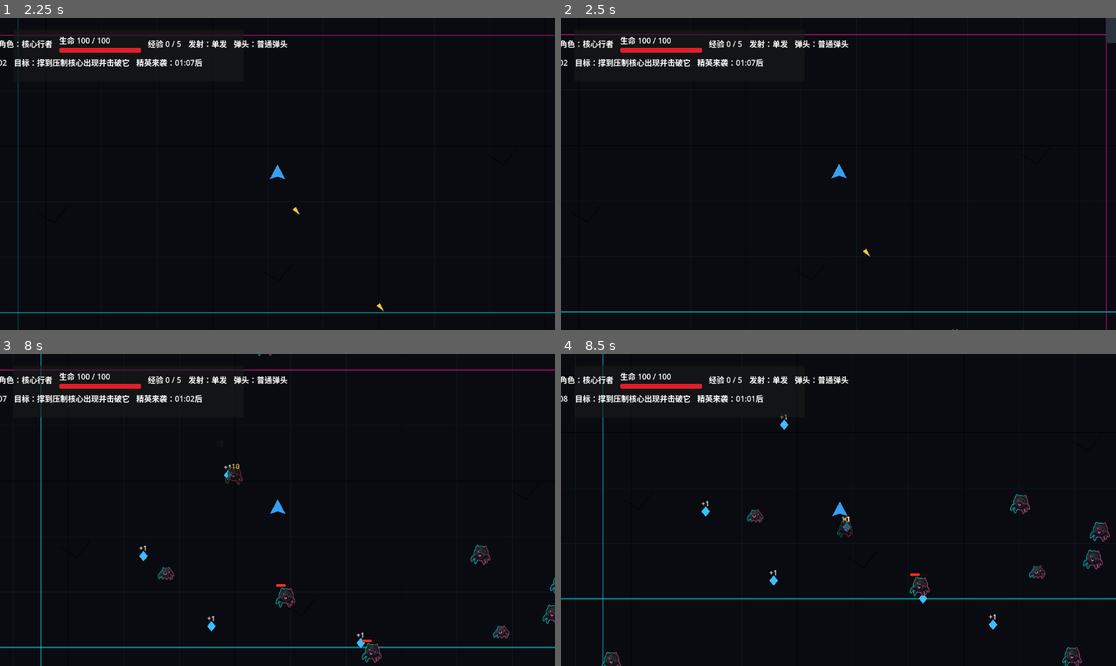
Above: before the commit, frames 1-4 (two rows, left to right).
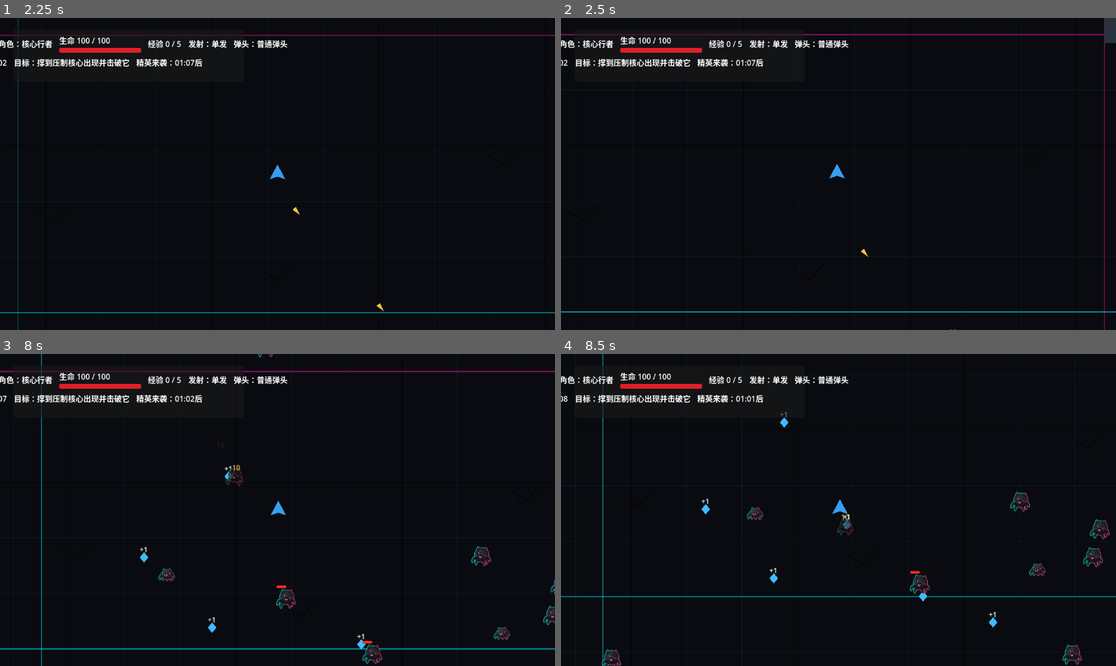
Above: after the commit, the same moments.

Repository: mjjt640/godot-ai
Game: Godot game, scene res://scenes/main/game_root.tscn
Two runs of this game, one before a commit and one after it. Both use one fixed random seed, a clock stepped at 60 frames per second and the inputs below.
Inputs (mouse positions are in pixels of both pictures, inside the frame that each line leads up to):
- Up to frame 1 (2.25 s): tap Enter at 0.5 s; move the mouse to (399, 158) at 0.52 s; hold D (move_right) 0.53-1.25 s; click (399, 158) at 0.67 s; tap Space at 1.25 s; drag from (166, 189) to (305, 230) at 1.27 s; move the mouse to (333, 105) at 2.02 s; hold D (move_right) from 2.03 s (still down)
- Up to frame 2 (2.5 s): keep holding D (move_right)
- Up to frame 3 (8 s): release D (move_right) at 2.75 s; drag from (249, 572) to (111, 463) at 2.77 s; move the mouse to (444, 556) at 3.52 s; hold A (move_left) 3.53-4.25 s; drag from (111, 463) to (194, 432) at 4.27 s; move the mouse to (305, 510) at 5.02 s; hold S (move_down) 5.03-5.75 s; click (305, 510) at 5.17 s; drag from (194, 432) to (166, 525) at 5.77 s; move the mouse to (399, 494) at 6.52 s; hold W (move_up) 6.53-7.25 s; drag from (166, 525) to (210, 628) at 7.27 s
- Up to frame 4 (8.5 s): move the mouse to (894, 441) at 8.02 s; hold S (move_down) from 8.03 s (still down)

Frame 1 is identical in both runs. In frame 2, 0.6% of the frame differs, in the area x 48-99%, y 0-100%; in frame 3, 3.3%, in the area x 0-100%, y 0-100%; in frame 4, 2.3%.

Commit message:
refactor: run 收敛局内流程控制

Diff:
--- /dev/null
+++ b/godot project/scripts/run/run_combat_reward_controller.gd
@@ -0,0 +1,68 @@
+class_name RunCombatRewardController
+extends RefCounted
+
+var _xp_manager: XPManager
+var _xp_pickup_scene: PackedScene
+var _pickup_container: Node2D
+var _run_tuning: RunTuningData
+var _combat_feedback: Resource
+var _camera: Camera2D
+var _tree: SceneTree
+
+
+func configure(
+	xp_manager: XPManager,
+	xp_pickup_scene: PackedScene,
+	pickup_container: Node2D,
+	run_tuning: RunTuningData,
+	combat_feedback: Resource,
+	camera: Camera2D,
+	tree: SceneTree
+) -> void:
+	_xp_manager = xp_manager
+	_xp_pickup_scene = xp_pickup_scene
+	_pickup_container = pickup_container
+	_run_tuning = run_tuning
+	_combat_feedback = combat_feedback
+	_camera = camera
+	_tree = tree
+
+
+func handle_enemy_died(experience_reward: int, death_position: Vector2) -> void:
+	_spawn_xp_pickup(experience_reward, death_position)
+	_play_camera_shake()
+
+
+func _spawn_xp_pickup(amount: int, drop_position: Vector2) -> void:
+	if _xp_pickup_scene == null or _xp_manager == null:
+		return
+
+	var pickup := _xp_pickup_scene.instantiate() as XPPickupController
+	if pickup == null:
+		return
+
+	pickup.global_position = drop_position
+	pickup.amount = amount
+	pickup.configure_from_tuning(_run_tuning)
+
+	var container: Node = _pickup_container if _pickup_container != null else _tree.current_scene
+	container.add_child(pickup)
+	pickup.scatter(_combat_feedback)
+	pickup.collected.connect(_on_xp_pickup_collected)
+
+
+func _on_xp_pickup_collected(amount: int) -> void:
+	if _xp_manager != null:
+		_xp_manager.gain_experience(amount)
+
+
+func _play_camera_shake() -> void:
+	if _camera == null or _combat_feedback == null:
+		return
+
+	var original_offset := _camera.offset
+	var shake_strength := float(_combat_feedback.get("camera_shake_strength"))
+	var shake_duration := float(_combat_feedback.get("camera_shake_duration"))
+	var tween := _camera.create_tween()
+	tween.tween_property(_camera, "offset", Vector2(randf_range(-shake_strength, shake_strength), randf_range(-shake_strength, shake_strength)), shake_duration * 0.5)
+	tween.tween_property(_camera, "offset", original_offset, shake_duration * 0.5)
--- /dev/null
+++ b/godot project/scripts/run/run_level_flow_controller.gd
@@ -0,0 +1,36 @@
+class_name RunLevelFlowController
+extends RefCounted
+
+
+func initialize(level_up_panel: LevelUpPanelController) -> void:
+	if level_up_panel != null:
+		level_up_panel.hide_options()
+
+
+func handle_level_up_requested(tree: SceneTree, level_up_panel: LevelUpPanelController, upgrade_manager: UpgradeManager) -> void:
+	if level_up_panel == null or upgrade_manager == null:
+		return
+
+	tree.paused = true
+	level_up_panel.show_options(upgrade_manager.request_options(), upgrade_manager.get_module_limit())
+
+
+func handle_upgrade_selected(
+	tree: SceneTree,
+	level_up_panel: LevelUpPanelController,
+	upgrade_manager: UpgradeManager,
+	xp_manager: XPManager,
+	option: UpgradeOptionData
+) -> void:
+	if upgrade_manager != null:
+		upgrade_manager.apply_upgrade(option)
+	if xp_manager != null:
+		xp_manager.confirm_level_up()
+	if level_up_panel != null:
+		level_up_panel.hide_options()
+	tree.paused = false
+
+
+func prepare_run_finish(level_up_panel: LevelUpPanelController) -> void:
+	if level_up_panel != null:
+		level_up_panel.hide_options()
--- a/godot project/scripts/run/run_manager.gd
+++ b/godot project/scripts/run/run_manager.gd
@@ -1,5 +1,9 @@
 class_name RunManager
 extends Node2D
+
+const RunObjectiveControllerScript = preload("res://scripts/run/run_objective_controller.gd")
+const RunLevelFlowControllerScript = preload("res://scripts/run/run_level_flow_controller.gd")
+const RunCombatRewardControllerScript = preload("res://scripts/run/run_combat_reward_controller.gd")
 
 @export var spawn_manager_path: NodePath = ^"SpawnManager"
 @export var xp_manager_path: NodePath = ^"XPManager"
@@ -29,8 +33,10 @@
 @onready var _pickup_container: Node2D = get_node_or_null(pickup_container_path)
 var _camera: Camera2D
 var _run_time: float = 0.0
-var _triggered_objective_events: Dictionary = {}
 var _run_finished: bool = false
+var _objective_controller
+var _level_flow_controller
+var _combat_reward_controller
 
 
 func _physics_process(delta: float) -> void:
@@ -40,10 +46,14 @@
 	_run_time += delta
 	if _hud != null:
 		_hud.update_run_status(_run_time, run_objective)
-	_update_objective_events()
+	_process_objective_events()
 
 
 func _ready() -> void:
+	_objective_controller = RunObjectiveControllerScript.new()
+	_level_flow_controller = RunLevelFlowControllerScript.new()
+	_combat_reward_controller = RunCombatRewardControllerScript.new()
+	_objective_controller.reset()
 	_apply_map_data()
 	if _spawn_manager != null:
 		_spawn_manager.run_tuning = run_tuning
@@ -56,12 +66,13 @@
 		_xp_manager.level_up_requested.connect(_on_level_up_requested)
 	if _level_up_panel != null:
 		_level_up_panel.upgrade_selected.connect(_on_upgrade_selected)
-		_level_up_panel.hide_options()
+		_level_flow_controller.initialize(_level_up_panel)
 	if _player != null:
 		_player.died.connect(_on_player_died)
 		_camera = _player.get_node_or_null("Camera2D") as Camera2D
 	if _build_state != null and _player != null:
 		_build_state.configure_from_character(_player.character_data)
+	_combat_reward_controller.configure(_xp_manager, xp_pickup_scene, _pickup_container, run_tuning, combat_feedback, _camera, get_tree())
 	if _hud != null:
 		_hud.bind(_build_state, _xp_manager, _player)
 		_hud.update_run_status(_run_time, run_objective)
@@ -82,53 +93,32 @@
 
 
 func _on_enemy_died(experience_reward: int, _death_position: Vector2) -> void:
-	_spawn_xp_pickup(experience_reward, _death_position)
-	_play_camera_shake()
+	_combat_reward_controller.handle_enemy_died(experience_reward, _death_position)
 
 
 func _on_objective_enemy_died(enemy: EnemyController) -> void:
-	if enemy == null or enemy.enemy_data == null:
-		return
-	if enemy.enemy_data.is_boss:
+	if _objective_controller.is_victory_enemy(enemy):
 		_finish_run(true)
 
 
 func _on_level_up_requested() -> void:
-	if _level_up_panel == null or _upgrade_manager == null:
-		return
-
-	get_tree().paused = true
-	_level_up_panel.show_options(_upgrade_manager.request_options(), _upgrade_manager.get_module_limit())
+	_level_flow_controller.handle_level_up_requested(get_tree(), _level_up_panel, _upgrade_manager)
 
 
 func _on_upgrade_selected(option: UpgradeOptionData) -> void:
-	if _upgrade_manager != null:
-		_upgrade_manager.apply_upgrade(option)
-	if _xp_manager != null:
-		_xp_manager.confirm_level_up()
-
-	if _level_up_panel != null:
-		_level_up_panel.hide_options()
-	get_tree().paused = false
+	_level_flow_controller.handle_upgrade_selected(get_tree(), _level_up_panel, _upgrade_manager, _xp_manager, option)
 
 
 func _on_player_died() -> void:
-	if _level_up_panel != null:
-		_level_up_panel.hide_options()
+	_level_flow_controller.prepare_run_finish(_level_up_panel)
 	_finish_run(false)
 
 
-func _update_objective_events() -> void:
-	if run_objective == null or _spawn_manager == null:
+func _process_objective_events() -> void:
+	if _spawn_manager == null:
 		return
 
-	var events: Array = run_objective.get("events")
-	for event in events:
-		if event == null or _triggered_objective_events.has(event.get("id")):
-			continue
-		if _run_time < float(event.get("trigger_time")):
-			continue
-		_triggered_objective_events[event.get("id")] = true
+	for event in _objective_controller.collect_ready_events(run_objective, _run_time):
 		_spawn_objective_event(event)
 
 
@@ -141,7 +131,7 @@
 	for _index in range(spawn_count):
 		var enemy := _spawn_manager.spawn_enemy_scene(enemy_scene)
 		if enemy != null:
-			if enemy.enemy_data != null and enemy.enemy_data.get_is_boss() and _hud != null:
+			if _objective_controller.register_spawned_objective_enemy(enemy) and _hud != null:
 				_hud.track_boss(enemy)
 			enemy.died.connect(func(_experience_reward: int, _death_position: Vector2) -> void: _on_objective_enemy_died(enemy))
 
@@ -151,46 +141,10 @@
 		return
 
 	_run_finished = true
-	if _level_up_panel != null:
-		_level_up_panel.hide_options()
+	_level_flow_controller.prepare_run_finish(_level_up_panel)
 	if _hud != null:
 		if victory:
 			_hud.show_victory()
 		else:
 			_hud.show_game_over()
 	get_tree().paused = true
-
-
-func _spawn_xp_pickup(amount: int, drop_position: Vector2) -> void:
-	if xp_pickup_scene == null or _xp_manager == null:
-		return
-
-	var pickup := xp_pickup_scene.instantiate() as XPPickupController
-	if pickup == null:
-		return
-
-	pickup.global_position = drop_position
-	pickup.amount = amount
-	pickup.configure_from_tuning(run_tuning)
-
-	var container := _pickup_container if _pickup_container != null else get_tree().current_scene
-	container.add_child(pickup)
-	pickup.scatter(combat_feedback)
-	pickup.collected.connect(_on_xp_pickup_collected)
-
-
-func _on_xp_pickup_collected(amount: int) -> void:
-	if _xp_manager != null:
-		_xp_manager.gain_experience(amount)
-
-
-func _play_camera_shake() -> void:
-	if _camera == null or combat_feedback == null:
-		return
-
-	var original_offset := _camera.offset
-	var shake_strength := float(combat_feedback.get("camera_shake_strength"))
-	var shake_duration := float(combat_feedback.get("camera_shake_duration"))
-	var tween := create_tween()
-	tween.tween_property(_camera, "offset", Vector2(randf_range(-shake_strength, shake_strength), randf_range(-shake_strength, shake_strength)), shake_duration * 0.5)
-	tween.tween_property(_camera, "offset", original_offset, shake_duration * 0.5)
--- /dev/null
+++ b/godot project/scripts/run/run_objective_controller.gd
@@ -0,0 +1,44 @@
+class_name RunObjectiveController
+extends RefCounted
+
+var _triggered_event_ids: Dictionary = {}
+var _boss_enemy_ids: Dictionary = {}
+
+
+func reset() -> void:
+	_triggered_event_ids.clear()
+	_boss_enemy_ids.clear()
+
+
+func collect_ready_events(run_objective: Resource, run_time: float) -> Array[Resource]:
+	var ready_events: Array[Resource] = []
+	if run_objective == null:
+		return ready_events
+
+	var events: Array = run_objective.get("events")
+	for event in events:
+		if event == null:
+			continue
+		var event_id: Variant = event.get("id")
+		if _triggered_event_ids.has(event_id):
+			continue
+		if run_time < float(event.get("trigger_time")):
+			continue
+		_triggered_event_ids[event_id] = true
+		ready_events.append(event)
+	return ready_events
+
+
+func register_spawned_objective_enemy(enemy: EnemyController) -> bool:
+	if enemy == null or enemy.enemy_data == null:
+		return false
+	if not enemy.enemy_data.get_is_boss():
+		return false
+	_boss_enemy_ids[enemy.get_instance_id()] = true
+	return true
+
+
+func is_victory_enemy(enemy: EnemyController) -> bool:
+	if enemy == null:
+		return false
+	return _boss_enemy_ids.has(enemy.get_instance_id())
Not shown, added: godot project/scripts/run/run_objective_controller.gd.uid
Not shown, changed: godot project/docs/architecture/project_structure.md
